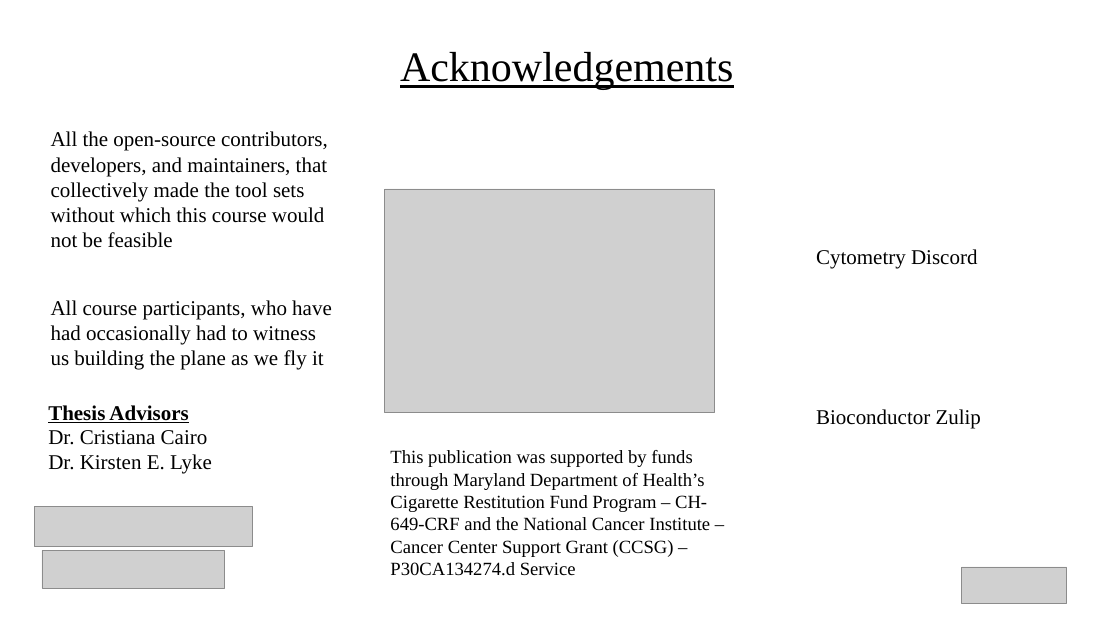
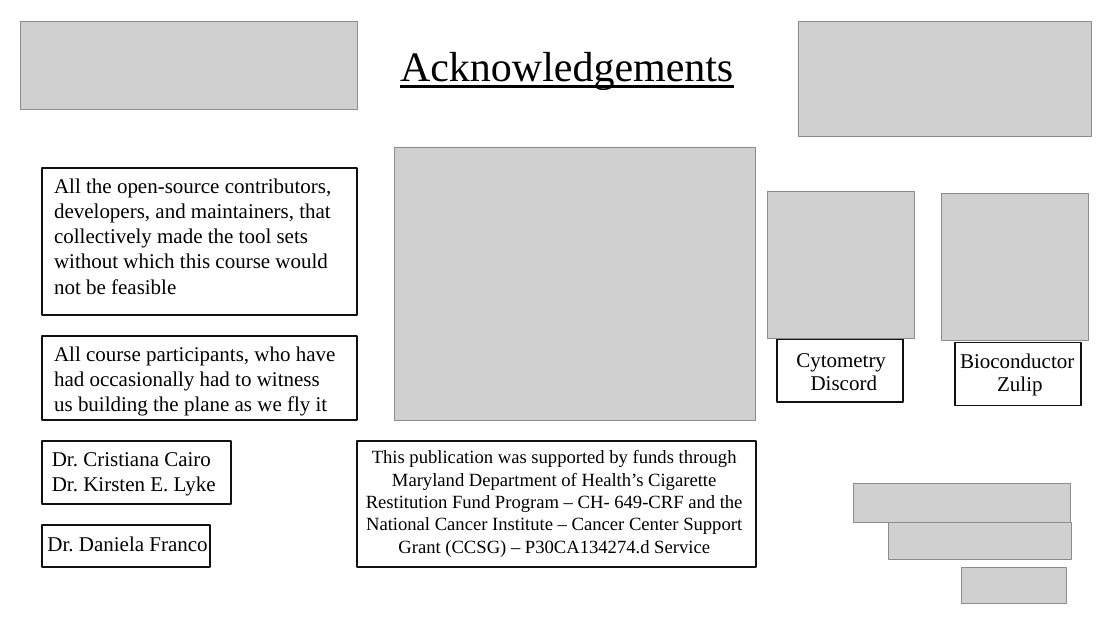
Before and after one commit to DavidRach/CytometryIn_Bioc2026, a slide deck: slide 20 of DavidRach_CytometryInR_BioC2026.pptx (slide 19 before the commit). Drawn at 1120x630 pixels with LibreOffice and Linux fonts; fonts in the diff are those of the drawing; grey boxes stand for pictures. Boxes give left, top, right and bottom in pixels: in the first picture for what was removed or moved away, otherwise in the second. Text is boxed around its words. In the diff, an @@ line names an element or a change of style, - is before the commit and + after.

```diff
--- a/DavidRach_CytometryInR_BioC2026.pptx
+++ b/DavidRach_CytometryInR_BioC2026.pptx
@@ picture added at bbox=[21, 21, 357, 109] @@
@@ picture added at bbox=[798, 21, 1092, 137] @@
@@ picture: place and size @@
-picture at bbox=[385, 189, 714, 413]
+picture at bbox=[394, 147, 756, 421]
@@ rectangle added at bbox=[42, 168, 357, 315], fill #FFFFFF, outline #111111 1.45 pt @@
@@ picture added at bbox=[767, 192, 914, 339] @@
@@ picture added at bbox=[942, 193, 1089, 340] @@
@@ rectangle added at bbox=[42, 336, 357, 420], fill #FFFFFF, outline #111111 1.45 pt @@
@@ rectangle added at bbox=[777, 339, 903, 402], fill #FFFFFF, outline #111111 1.45 pt @@
@@ text at bbox=[796, 353, 886, 391]: text changed @@
-Cytometry Discord
+Cytometry
+Discord
@@ text "Bioconductor" at bbox=[960, 353, 1074, 396]: vertical alignment top to middle @@
@@ rectangle added at bbox=[955, 343, 1081, 406], fill #FFFFFF, outline #111111 1.45 pt @@
@@ text at bbox=[960, 353, 1074, 396]: text changed @@
-Bioconductor Zulip
+Bioconductor
+Zulip
@@ text at bbox=[48, 405, 188, 423]: paragraph removed @@
-Thesis Advisors
@@ 3 texts: place and size @@
-3 texts at bbox=[48, 131, 332, 474]
+3 texts at bbox=[52, 178, 336, 496]
@@ rectangle added at bbox=[42, 441, 231, 504], fill #FFFFFF, outline #111111 1.45 pt @@
@@ text "This publication was supported by ...": place and size @@
-text "This publication was supported by ..." at bbox=[390, 450, 710, 576]
+text "This publication was supported by ..." at bbox=[366, 450, 743, 557]
@@ text "This publication was supported by ..." at bbox=[366, 450, 743, 557]: alignment left to centre @@
@@ rectangle added at bbox=[357, 441, 756, 567], fill #FFFFFF, outline #111111 1.45 pt @@
@@ text at bbox=[52, 452, 211, 467]: line spacing 7.2pt to 1 @@
@@ picture: place and size @@
-picture at bbox=[34, 507, 252, 546]
+picture at bbox=[854, 483, 1071, 523]
@@ rectangle added at bbox=[42, 525, 210, 567], fill #FFFFFF, outline #111111 1.45 pt @@
@@ text added at bbox=[47, 536, 207, 552], 18 pt, text #000000 @@
+Dr. Daniela Franco
@@ picture: place and size @@
-picture at bbox=[42, 551, 224, 588]
+picture at bbox=[889, 523, 1071, 560]
```
Also in this commit, not shown: 9 other slides changed, 11 slides added, 10 slides removed, 1 other file.
